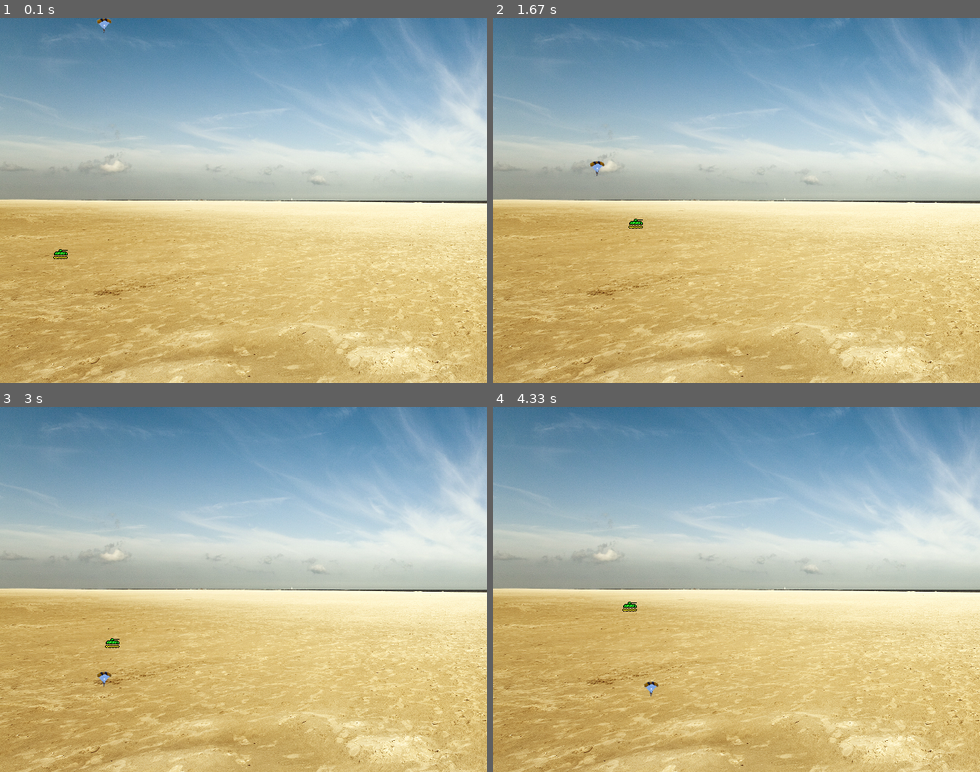
Above: before the commit, frames 1-4 (two rows, left to right).
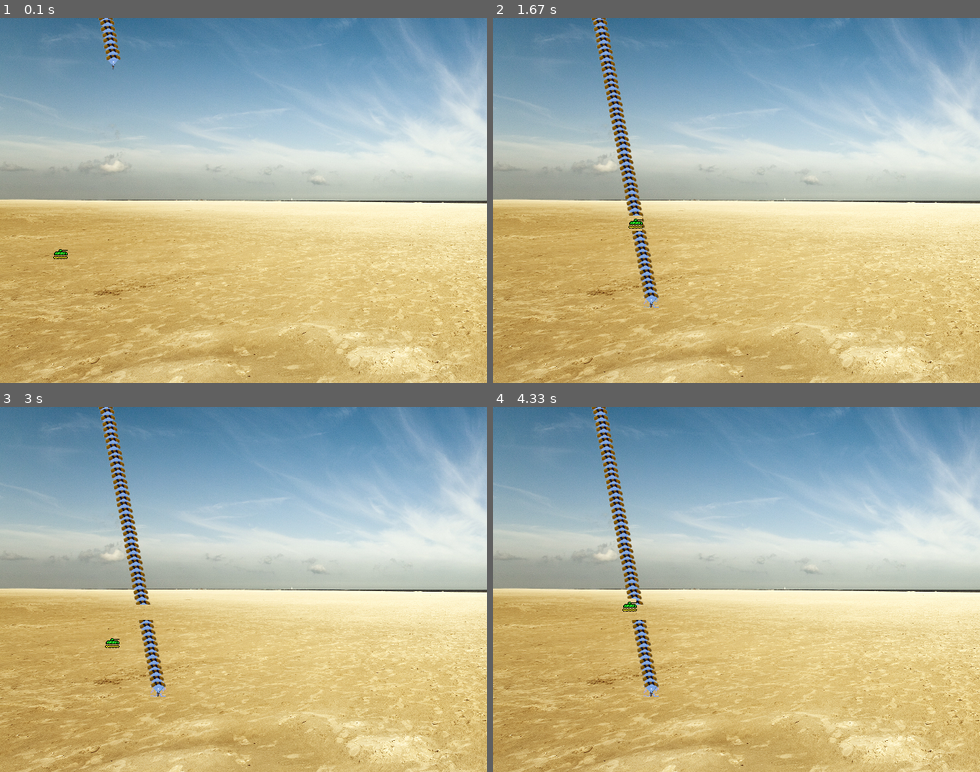
Above: after the commit, the same moments.

Repository: rodrigodub/Output
Game: pygame game, started from ProgramacaoDeJogos/Input04PJ04_c.py
Same seed, same stepped clock (60 frames per second), same inputs: the game is played once before the commit and once after it.
Inputs:
- Up to frame 1 (0.1 s): no input
- Up to frame 2 (1.67 s): tap Space at 0.33 s; hold Right 0.67-1.13 s; hold Up 1.17-1.47 s; hold Right from 1.5 s (still down)
- Up to frame 3 (3 s): release Right at 1.97 s; hold Left 2-2.53 s; hold Down 2.57-2.87 s; hold Left from 2.9 s (still down)
- Up to frame 4 (4.33 s): release Left at 3.3 s; hold Up 3.33-3.7 s; hold Right from 3.73 s (still down)

The runs differ from the first frame. In frame 1, 0.3% of the frame differs, in the area x 19-25%, y 0-15%; in frame 2, 2.1%, in the area x 19-35%, y 0-80%; in frame 3, 2.0%; in frame 4, 1.9%.

Commit message:
PJ4: resolved paratrooper trajectory. Needs cleanup
# v2.081
# 20171230

Diff:
--- a/ProgramacaoDeJogos/Input04PJ04_c.py
+++ b/ProgramacaoDeJogos/Input04PJ04_c.py
@@ -6,8 +6,8 @@
 # Usage:
 # > python3 Input04PJ04_c.py
 #
-# v2.080
-# 20171229
+# v2.081
+# 20171230
 #################################################
 __author__ = 'Rodrigo Nobrega'
 
@@ -98,26 +98,47 @@
         self.final = (random.randint(10, 630), random.randint(230, 470))
         self.pos = self.image.get_rect().move(self.initial[0], self.initial[1])
         self.state = 0
-        self.duration = 200
-        self.proximity = self.duration
+        #self.duration = 200
+        self.duration = 50
+        self.proximity = 0
+        self.deltax = (self.final[0] - self.initial[0]) / self.duration
+        self.deltay = (self.final[1] - self.initial[1]) / self.duration
         # debug
         print('Paratrooper initial: {}'.format(self.initial))
         print('Paratrooper final: {}'.format(self.final))
         print('Paratrooper rectangle: {}'.format(self.pos))
+        print('Delta X: {}'.format((self.final[0] - self.initial[0]) / self.duration))
+        print('Delta Y: {}'.format((self.final[1] - self.initial[1]) / self.duration))
         # end debug
+        self.traject = self.trajectory()
 
     def move(self):
-        if self.proximity > 0:
+        if self.proximity < self.duration:
             print('Proximity: {}'.format(self.proximity))
-            self.pos.left += (self.final[0] - self.initial[0]) / self.duration
-            self.pos.top += (self.final[1] - self.initial[1]) / self.duration
+            # self.pos.left += (self.final[0] - self.initial[0]) / self.duration
+            # self.pos.top += (self.final[1] - self.initial[1]) / self.duration
+            self.pos = self.image.get_rect().move(self.traject[self.proximity])
             print('New rectangle: {}'.format(self.pos))
-            self.proximity -= 1
+            self.proximity += 1
         else:
             print('Proximity: {}'.format(self.proximity))
             self.state = 1
+            self.pos = self.image.get_rect().move(self.traject[self.proximity])
+            print('New rectangle: {}'.format(self.pos))
             self.pos = self.image.get_rect().move(self.final[0], self.final[1])
             print('Last rectangle: {}'.format(self.pos))
+            #sys.exit()
+
+    def trajectory(self):
+        trajectoryfloat = []
+        previouspos = self.initial
+        trajectoryfloat.append(previouspos)
+        for i in range(0, self.duration):
+            newpos = (previouspos[0] + self.deltax, previouspos[1] + self.deltay)
+            trajectoryfloat.append(newpos)
+            previouspos = newpos
+        trajectoryint = [(int(i[0]), int(i[1])) for i in trajectoryfloat]
+        return trajectoryint
 
 
 # paratrooperlist
@@ -138,7 +159,7 @@
         # blit the background to erase the last tank position
         scr.area.blit(scr.image, tnk.pos, tnk.pos)
         # blit the background to erase the last paratrooper position
-        scr.area.blit(scr.image, prt.pos, prt.pos)
+        #scr.area.blit(scr.image, prt.pos, prt.pos)
         # move tank
         tnk.move()
         # move paratrooper
